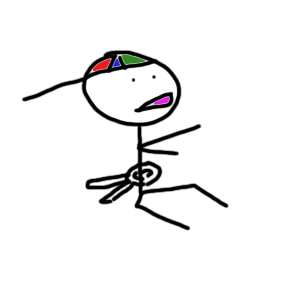
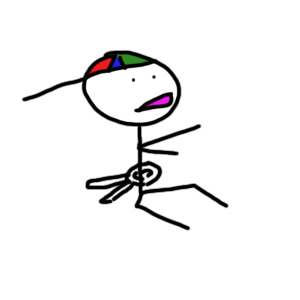
Revision of a layered 300 x 300 image; what changed, layer by layer:
painted on "Layer 0" over [88, 53, 171, 108]
